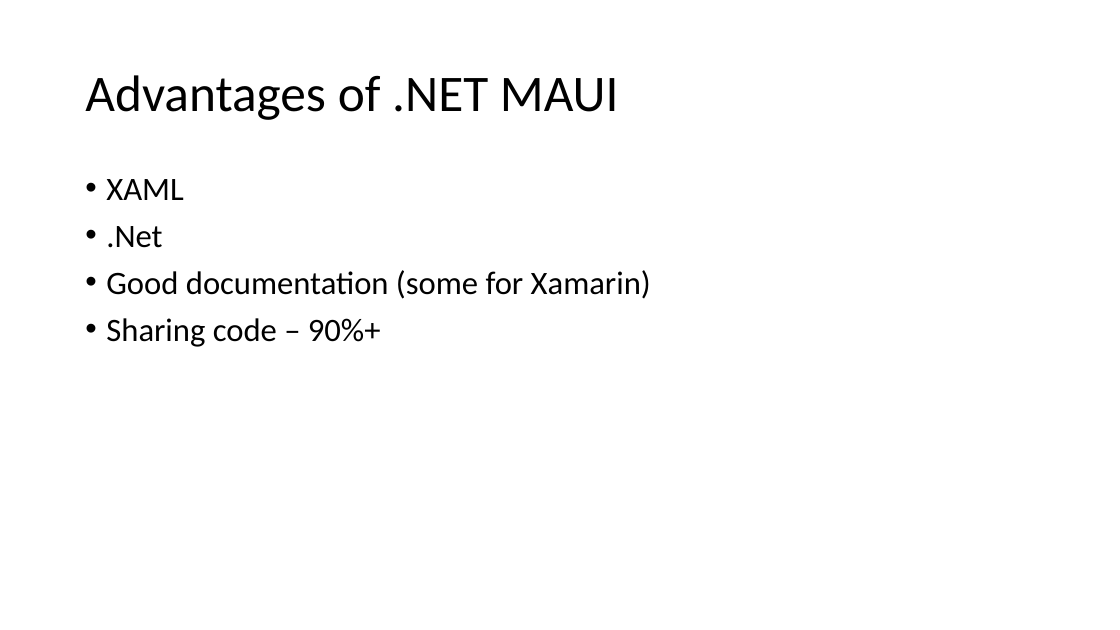
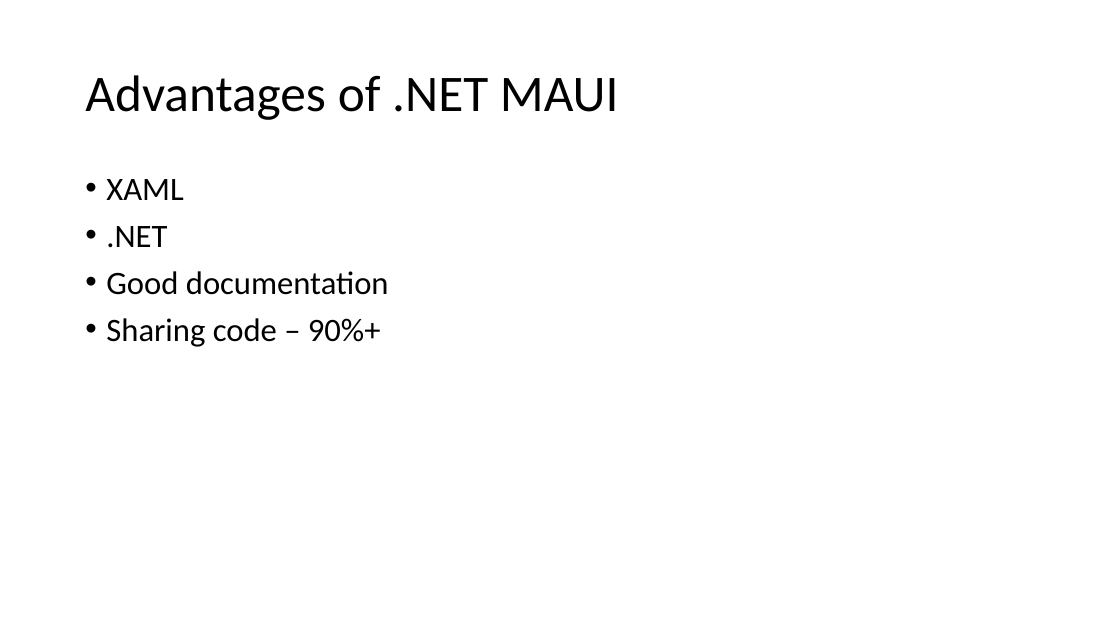
Before and after one commit to jasho/pv239-maui, a slide deck: slide 31 of Lecture/PV239-NET-MAUI.pptx (slide 38 before the commit). Drawn at 1120x630 pixels with LibreOffice and Linux fonts; fonts in the diff are those of the drawing. Boxes give left, top, right and bottom in pixels: in the first picture for what was removed or moved away, otherwise in the second. Text is boxed around its words. In the diff, an @@ line names an element or a change of style, - is before the commit and + after.

```diff
--- a/Lecture/PV239-NET-MAUI.pptx
+++ b/Lecture/PV239-NET-MAUI.pptx
@@ text at (x1=106, y1=226, x2=389, y2=295): text changed @@
-• .Net
-• Good documentation (some for Xamarin)
+• .NET
+• Good documentation
```
Also in this commit, not shown: 11 other slides changed, 1 slide added, 8 slides removed.
